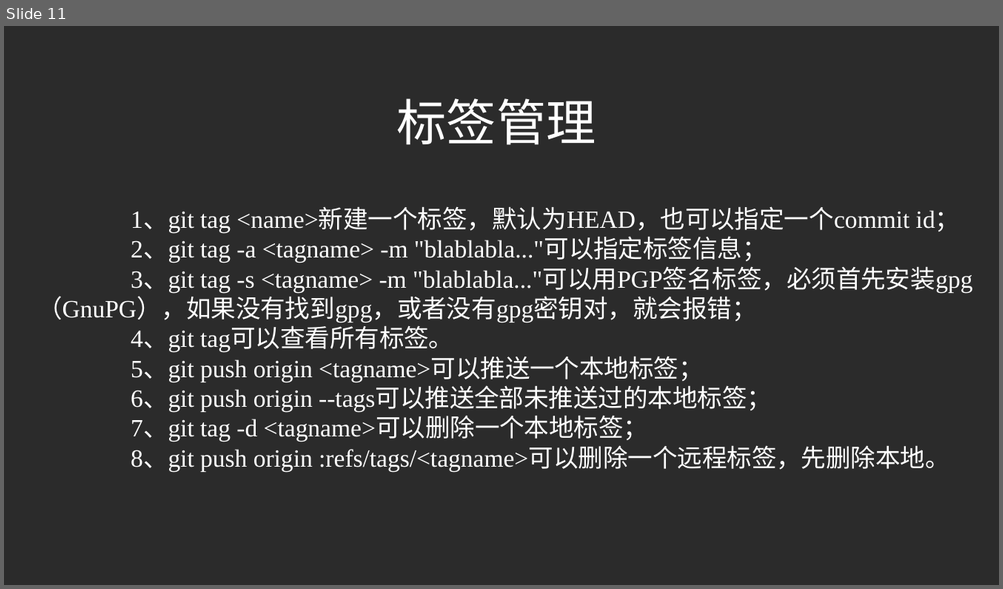
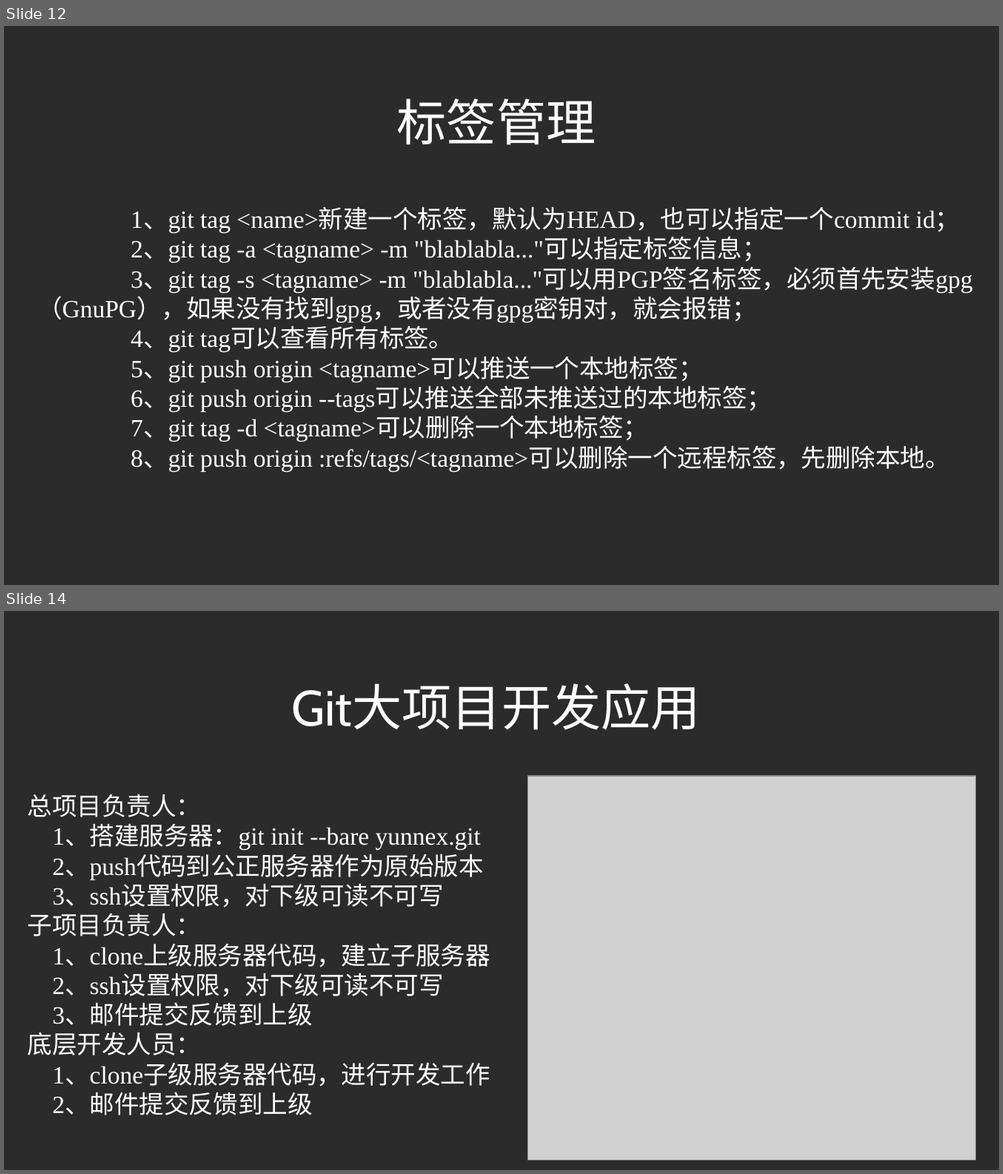
Before and after one commit to liuchangfa/workplace, a slide deck: training/Git/Git.ppt. Shown one above the other, each under a label of ours: slide 11 before the commit, slides 12 and 14 after it; the slides between them are not shown. The pictures are 1003x589 and 1003x1174 pixels, drawn with LibreOffice and Linux fonts; fonts in the diff are those of the drawing; grey boxes stand for pictures; background and template pictures are left out; a plain dark background stands for a picture behind light text. Boxes give left, top, right and bottom in pixels: in the first picture for what was removed or moved away, otherwise in the second. Text is boxed around its words. In the diff, an @@ line names an element or a change of style, - is before the commit and + after.

```diff
--- a/training/Git/Git.ppt
+++ b/training/Git/Git.ppt
@@ slide 14 added at [4,611,999,1170], background picture (left out) @@
@@ text added at [292,684,700,730], 32 pt, text #FFFFFF @@
+Git大项目开发应用
@@ picture added at [528,777,975,1162] @@
@@ text added at [28,794,489,1116], 16 pt, text #FFFFFF @@
+总项目负责人：
+1、搭建服务器：git init --bare yunnex.git
+2、push代码到公正服务器作为原始版本
+3、ssh设置权限，对下级可读不可写
+子项目负责人：
+1、clone上级服务器代码，建立子服务器
+2、ssh设置权限，对下级可读不可写
+3、邮件提交反馈到上级
+底层开发人员：
+1、clone子级服务器代码，进行开发工作
+2、邮件提交反馈到上级
@@ what was slide 11 is now slide 12 @@
```
Also in this commit, not shown: 3 slides changed, 7 other slides added, 7 slides removed.
